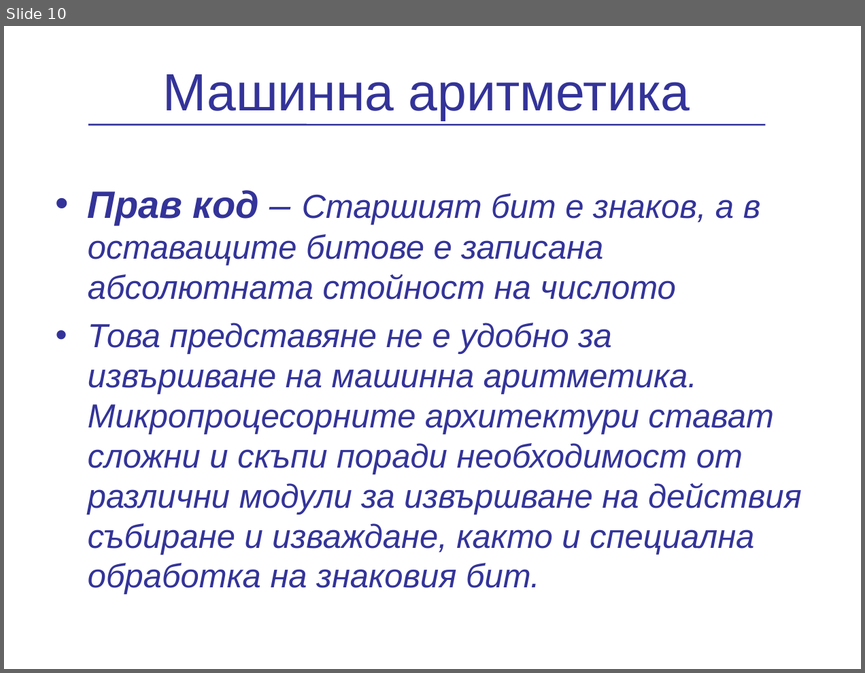
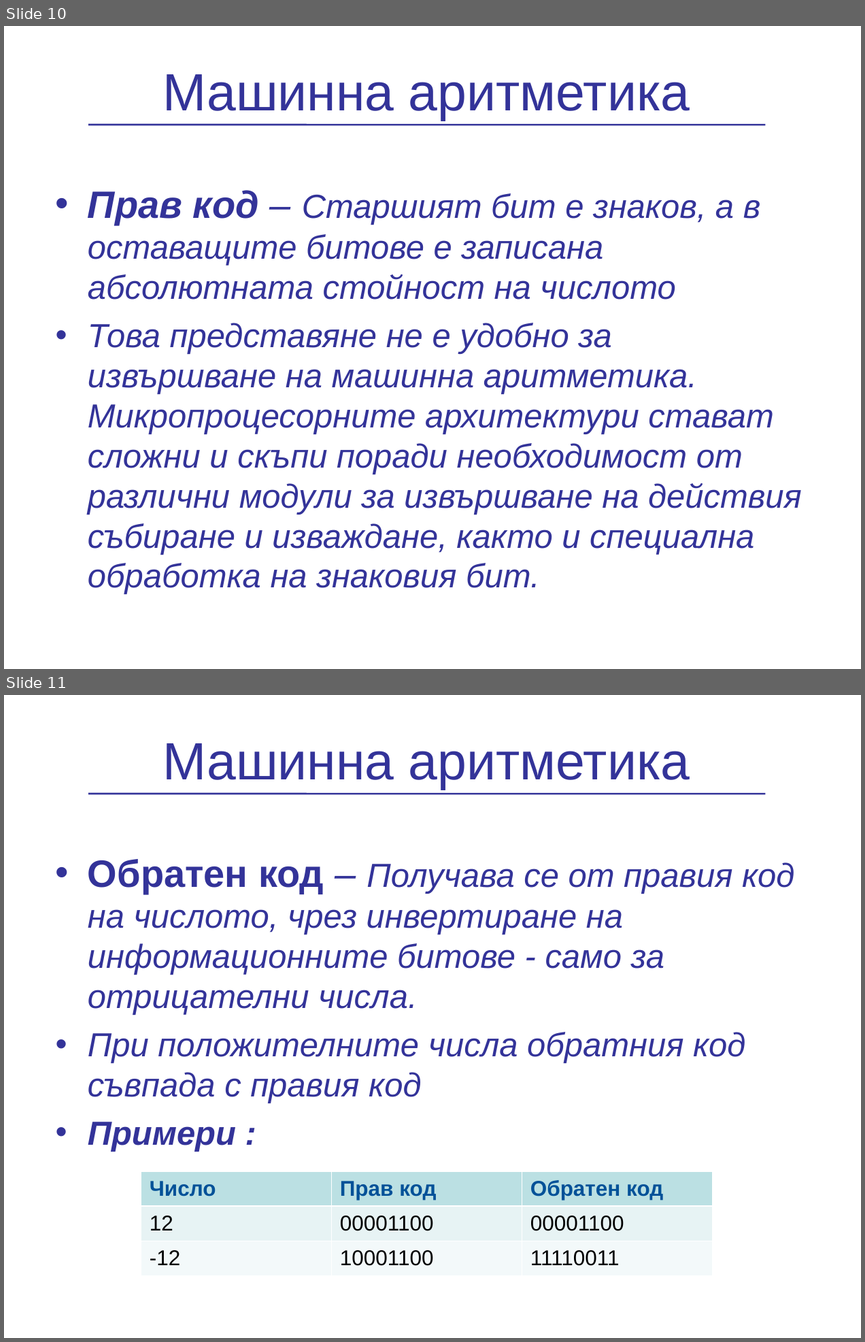
Before and after one commit to vpeevski/academy, a slide deck: Presentations/NumericalSystems/PredstavqneNaChislata.ppt. Shown one above the other, each under a label of ours: slide 10 before the commit, slides 10 and 11 after it. The pictures are 865x673 and 865x1342 pixels, drawn with LibreOffice and Linux fonts; fonts in the diff are those of the drawing; background and template pictures are left out. Boxes give left, top, right and bottom in pixels: in the first picture for what was removed or moved away, otherwise in the second. Text is boxed around its words. In the diff, an @@ line names an element or a change of style, - is before the commit and + after.

```diff
--- a/Presentations/NumericalSystems/PredstavqneNaChislata.ppt
+++ b/Presentations/NumericalSystems/PredstavqneNaChislata.ppt
@@ slide 11 added at (4, 695, 861, 1338), background picture (left out) @@
@@ title added at (162, 743, 689, 790), 44 pt, text #333399 @@
+Машинна аритметика
@@ line added from (88, 794) to (765, 794), #333399 1.5 pt @@
@@ text added at (88, 859, 794, 1151), 28 pt, text #333399, italic @@
+• Обратен код – Получава се от правия код на числото, чрез инвертиране на информационните битове - само за отрицателни числа.
+• При положителните числа обратния код съвпада с правия код
+• Примери :
@@ table added at (141, 1172, 712, 1275), 3 rows, 3 columns @@
+Число | Прав код | Обратен код
+12 | 00001100 | 00001100
+-12 | 10001100 | 11110011
```
Also in this commit, not shown: 3 slides changed, 2 other slides added.
